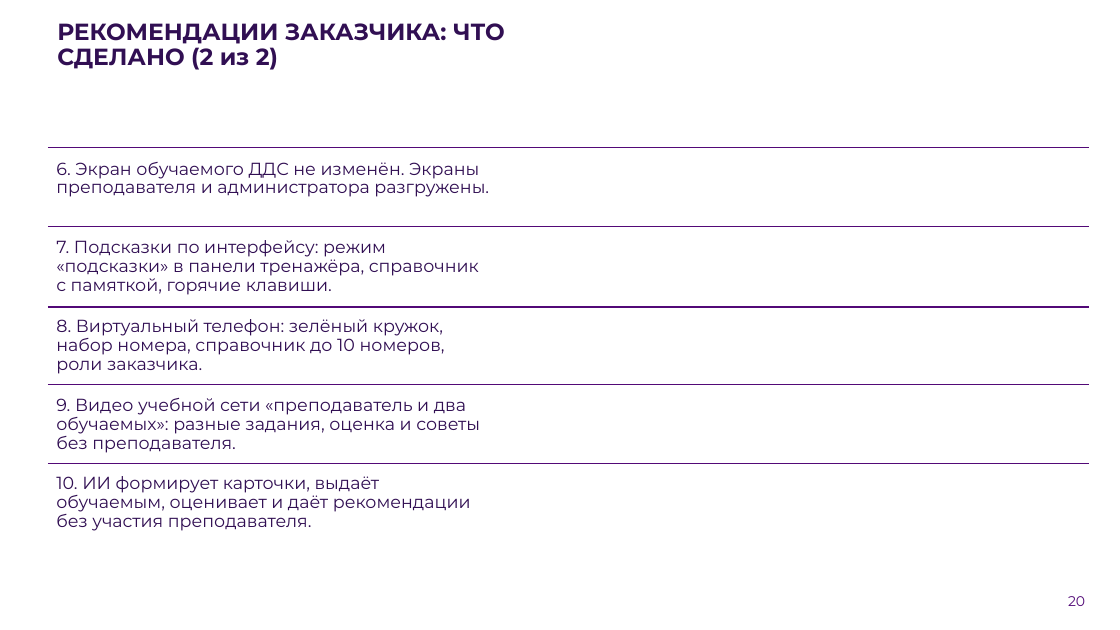
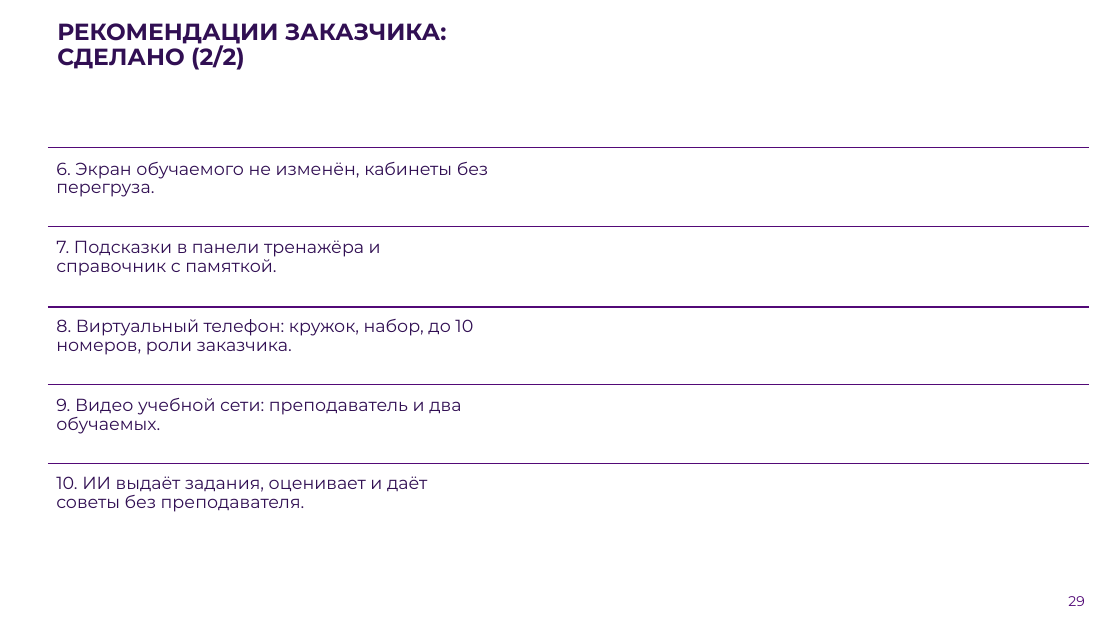
Before and after one commit to Vadik145-beep/lct-112-simulator, a slide deck: slide 29 of docs/presentation/ЛЦТ2026_Ультратех_задача9.pptx (slide 20 before the commit). Drawn at 1120x630 pixels with LibreOffice and Linux fonts; fonts in the diff are those of the drawing; background and template pictures are left out. Boxes give left, top, right and bottom in pixels: in the first picture for what was removed or moved away, otherwise in the second. Text is boxed around its words. In the diff, an @@ line names an element or a change of style, - is before the commit and + after.

Commit message:
docs: презентация финала на основе сданной Google-версии (#268)
Первые пять слайдов без изменений. Убраны слайды режима оператора 112 и
разговора с заявителем. Добавлены «Как проходит занятие», вход с логинами,
виртуальный телефон, справочник телефонов, собеседники, задания от ИИ,
мониторинг преподавателя, разбор с советами и два слайда с рекомендациями
заказчика. Экраны сняты со стенда 20.10.

```diff
--- a/docs/presentation/ЛЦТ2026_Ультратех_задача9.pptx
+++ b/docs/presentation/ЛЦТ2026_Ультратех_задача9.pptx
@@ title at (57, 23, 447, 70): text changed @@
-РЕКОМЕНДАЦИИ ЗАКАЗЧИКА: ЧТО СДЕЛАНО (2 из 2)
+РЕКОМЕНДАЦИИ ЗАКАЗЧИКА: СДЕЛАНО (2/2)
@@ text at (56, 162, 488, 197): text changed @@
-6. Экран обучаемого ДДС не изменён. Экраны преподавателя и администратора разгружены.
+6. Экран обучаемого не изменён, кабинеты без перегруза.
@@ text at (56, 240, 381, 276): text changed @@
-7. Подсказки по интерфейсу: режим «подсказки» в панели тренажёра, справочник с памяткой, горячие клавиши.
+7. Подсказки в панели тренажёра и справочник с памяткой.
@@ text at (56, 319, 473, 355): text changed @@
-8. Виртуальный телефон: зелёный кружок, набор номера, справочник до 10 номеров, роли заказчика.
+8. Виртуальный телефон: кружок, набор, до 10 номеров, роли заказчика.
@@ text at (56, 398, 461, 434): text changed @@
-9. Видео учебной сети «преподаватель и два обучаемых»: разные задания, оценка и советы без преподавателя.
+9. Видео учебной сети: преподаватель и два обучаемых.
@@ text at (56, 476, 427, 512): text changed @@
-10. ИИ формирует карточки, выдаёт обучаемым, оценивает и даёт рекомендации без участия преподавателя.
+10. ИИ выдаёт задания, оценивает и даёт советы без преподавателя.
@@ page number at (1068, 596, 1084, 606): text changed @@
-20
+29
```
Also in this commit, not shown: 17 other slides changed, 23 slides added, 8 slides removed, 1 other file.
